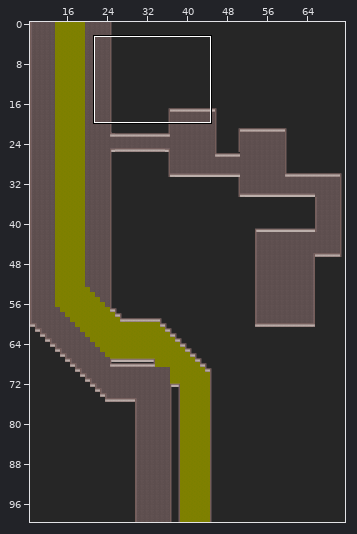
A Tiled map gets an edit: resources/scenes/map/sewageSection.tmx. The first picture is a wide view before the edit; the outline marks the close-up.
Close-up. Earlier state:
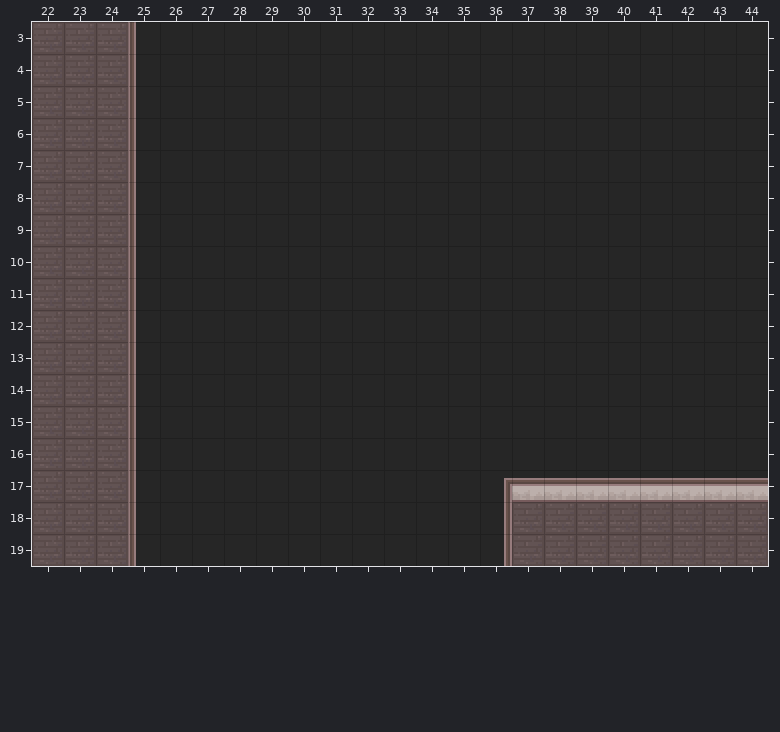
Cells are 16x16 px. Shown: x 22..44, y 3..19. The commit also changed other parts of the map, which this record leaves out.
After the commit:
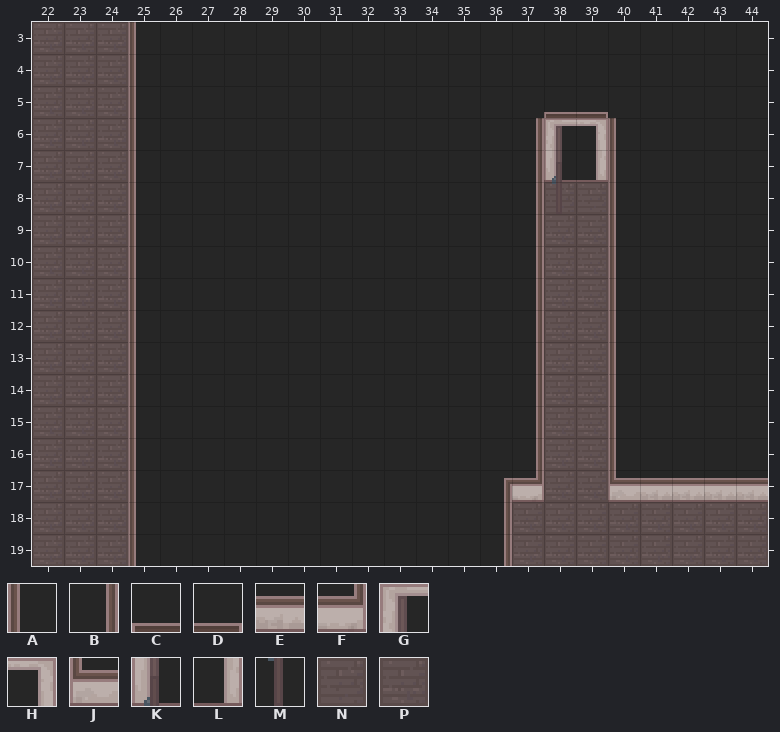
Key: from "FULL_DESERT_TILESET_WIP": A 183, B 188, C 190, D 191, E 219, F 220, G 222, H 223, J 247, K 254, L 255, M 286, N 314, P 441.
_ is an empty cell, . an unchanged one.
Author's note on the commit: Add Gate and use it in sewage map
What changed:
--- layer "Floor, background and sewage"
@@ x 38..39 @@
- 8 __
- 9 __
-10 __
-11 __
-12 __
-13 __
-14 __
-15 __
-16 __
-17 __
+ 8 NN
+ 9 PP
+10 PP
+11 PP
+12 PP
+13 PP
+14 PP
+15 PP
+16 PP
+17 PP
--- layer "Barriers"
@@ x 37..40 @@
- 5 .__.
- 6 ____
- 7 ____
- 8 __._
- 9 _.._
-10 _.._
-11 _.._
-12 _.._
-13 _.._
-14 _.._
-15 _.._
-16 _.._
-17 EEEE
+ 5 .CD.
+ 6 BGHA
+ 7 BKLA
+ 8 BM.A
+ 9 B..A
+10 B..A
+11 B..A
+12 B..A
+13 B..A
+14 B..A
+15 B..A
+16 B..A
+17 F__J
Changed places in both close-ups, as pixel boxes (x1, y1, x2, y2):
changed: (512, 112, 640, 502)
